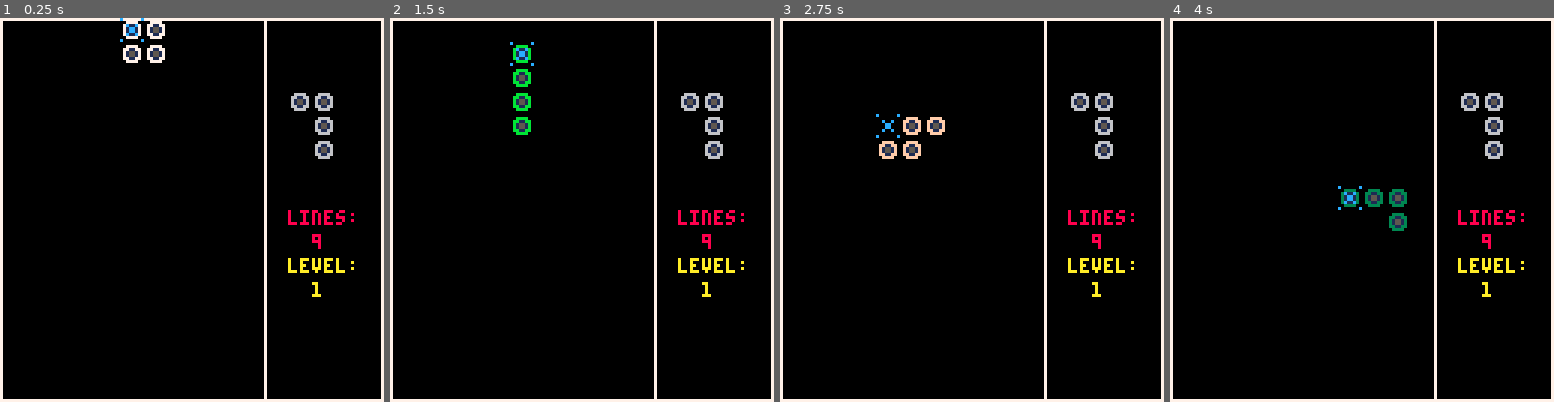
Above: before the commit, frames 1-4 (left to right).
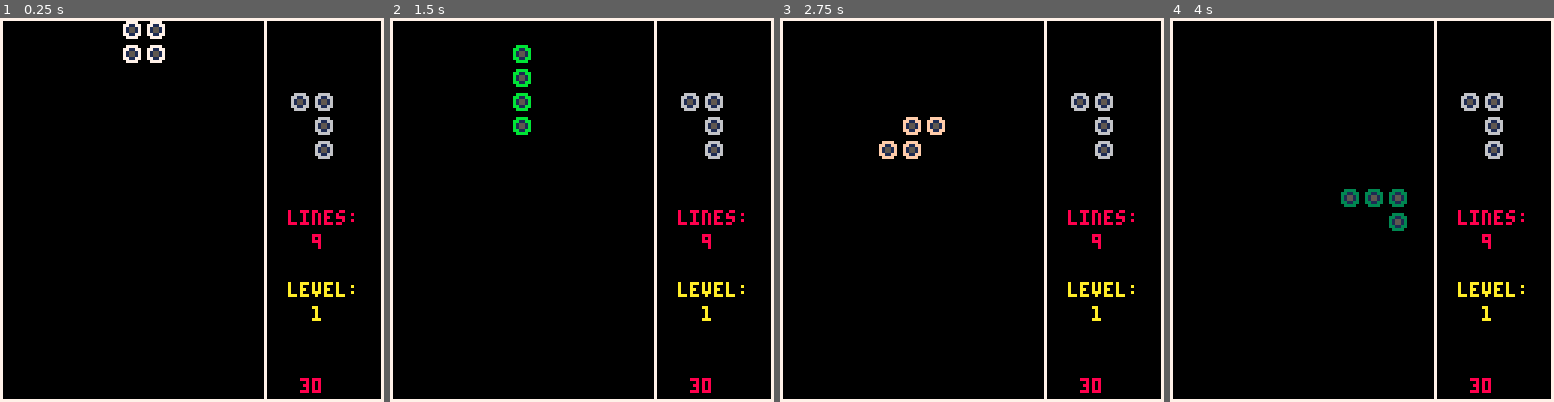
Above: after the commit, the same moments.

Repository: eduszesz/letris
Game: PICO-8 cartridge letris.p8
Two runs of this game, one before a commit and one after it. Both use one fixed random seed, a clock stepped at 60 frames per second and the inputs below.
Inputs:
- Up to frame 1 (0.25 s): no input
- Up to frame 2 (1.5 s): tap O (Z key) at 0.33, 0.7, 1.43 s; tap X (X key) at 1.07 s
- Up to frame 3 (2.75 s): hold Left 1.97-2.37 s; tap X (X key) at 2.07, 2.4, 2.73 s; tap O (Z key) at 2.22 s; hold Down from 2.42 s (still down)
- Up to frame 4 (4 s): release Down at 2.82 s; hold Right 2.87-3.53 s; tap X (X key) at 3.07, 3.4, 3.73 s; tap O (Z key) at 3.1, 3.98 s; hold Up from 3.58 s (still down)

The runs differ from the first frame. In frame 1, 0.8% of the frame differs, in the area x 31-93%, y 0-98%; in frame 2, 0.8%; in frame 3, 0.8%; in frame 4, 0.8%.

Commit message:
color tweaking and level testing. bug in level 9

Diff:
--- a/letris.p8
+++ b/letris.p8
@@ -31,7 +31,7 @@
 		p9,p10,p11,p12,p13,p14,p15}
 	cot={7,14,14,12,11,12,11,10,9,9,10,8,8,8,8}
 	--co=flr(rnd(15)+1)
-	levelco={7,15,12,11,10,9,8,3,4,6,13,7}
+	levelco={7,3,12,11,10,9,8,3,4,6,13,7}
 	lcoi=1
 	co=cot[cpi]
 	p=cp[cpi]
@@ -120,11 +120,10 @@
 	draw_p(np,96,24,2)
 	rect(0,0,127,127,levelco[lcoi])
 	rect(0,0,88,127,levelco[lcoi])
-	spr(3,px,py)
 	print("lines:",96,64,8)
 	print(pline,104,72,8)
-	print("level:",96,80,10)
-	print(level,104,88,10)
+	print("level:",96,88,10)
+	print(level,104,96,10)
 	draw_grid()
 	map()
 	draw_explosions()
@@ -134,9 +133,10 @@
 	end
 
 	--debug
+	--spr(3,px,py)
 	--print_p(p,32,32)
 	--print_p(grid,0,0)
-	--print(cpi.." "..cot[cpi],100,120,8)
+	print(nrt,100,120,8)
 	--print("l="..(px+le()),100,110,8)
 end
 
@@ -323,7 +323,7 @@
 
 function draw_explosions()
 	for e in all(explosions)do
-		rectfill(e.x,e.y+4+e.t,88,e.y-8-e.t,e.t)
+		rectfill(e.x,e.y+(e.t/2),88,e.y-8-(e.t/2),e.t)
 	end
 end
 
@@ -337,7 +337,7 @@
 			lines=0
 			sfx(4)
 			nrt-=3
-			if nrt<2 then nrt=3 end
+			if nrt<5 then nrt=4 end
 			addfloat("level "..level,32,64,7)
 	end
 end
